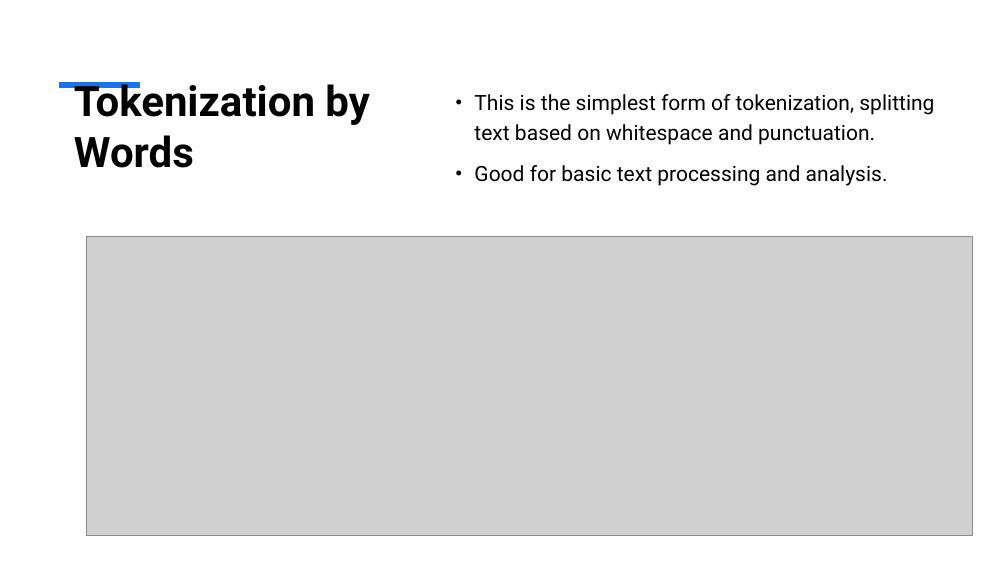
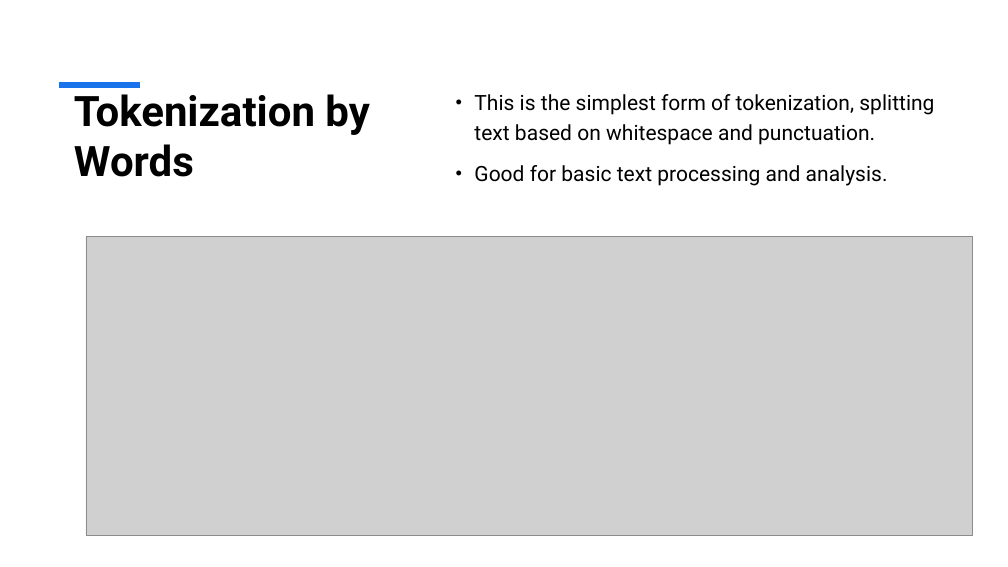
Before and after one commit to inference-ai-course/MLE_in_Gen_AI-Course, a slide deck: slide 8 of class4/Presentation4.pptx. Drawn at 1008x567 pixels with LibreOffice and Linux fonts; fonts in the diff are those of the drawing; grey boxes stand for pictures. Boxes give left, top, right and bottom in pixels: in the first picture for what was removed or moved away, otherwise in the second. Text is boxed around its words. In the diff, an @@ line names an element or a change of style, - is before the commit and + after.

```diff
--- a/class4/Presentation4.pptx
+++ b/class4/Presentation4.pptx
@@ title "Tokenization by Words": place and size @@
-title "Tokenization by Words" at box(74, 82, 369, 168)
+title "Tokenization by Words" at box(74, 94, 369, 177)
```
Also in this commit, not shown: 1 slide added, 6 other files.
